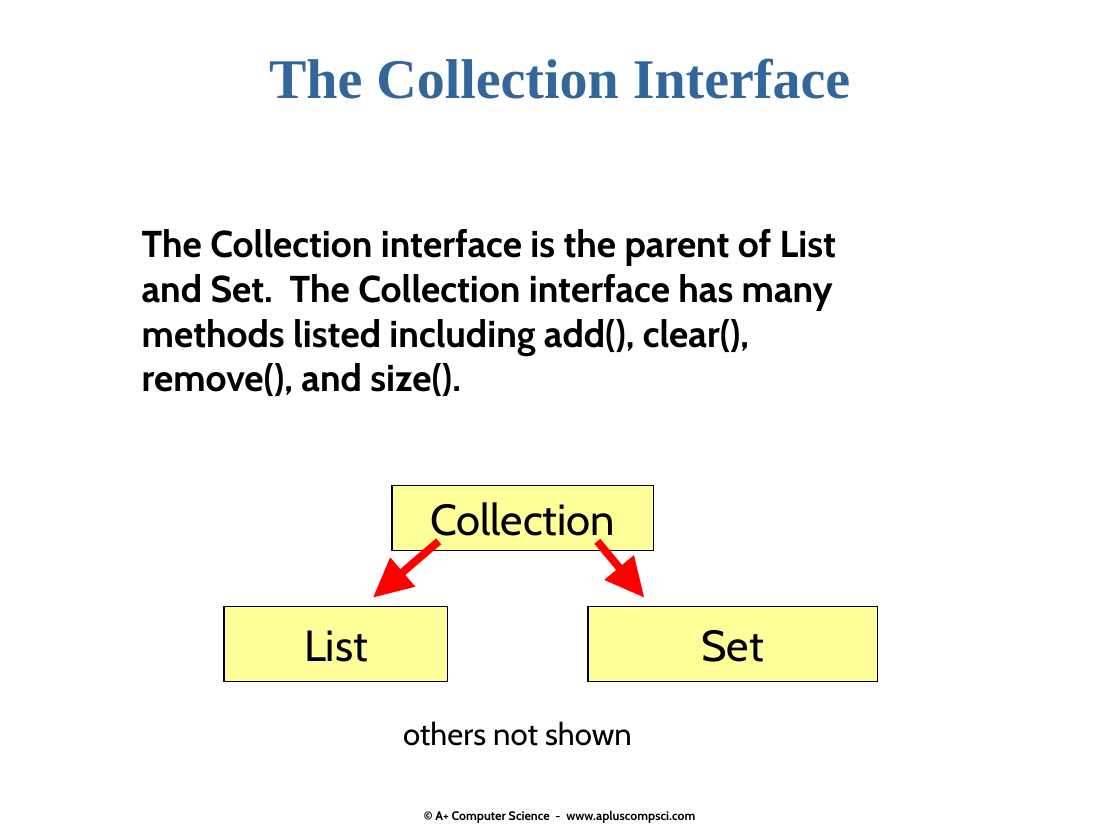
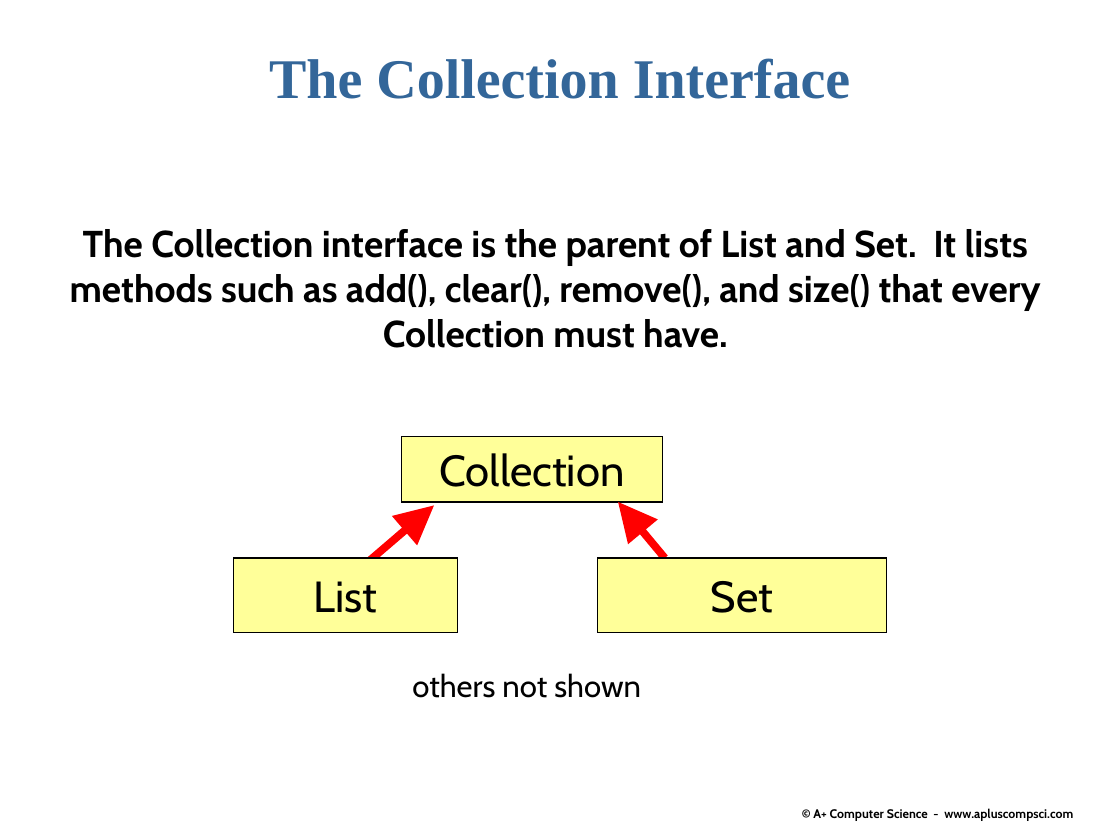
Before and after one commit to Cy-FairCS/cs3, a slide deck: slide 5 of u05a_sets/notes/_sets.pptx. Drawn at 1120x840 pixels with LibreOffice and Linux fonts; fonts in the diff are those of the drawing. Boxes give left, top, right and bottom in pixels: in the first picture for what was removed or moved away, otherwise in the second. Text is boxed around its words. In the diff, an @@ line names an element or a change of style, - is before the commit and + after.

```diff
--- a/u05a_sets/notes/_sets.pptx
+++ b/u05a_sets/notes/_sets.pptx
@@ text at box(70, 229, 1040, 348): text changed @@
-The Collection interface is the parent of List
-and Set. The Collection interface has many
-methods listed including add(), clear(),
-remove(), and size().
+The Collection interface is the parent of List and Set. It lists methods such as add(), clear(), remove(), and size() that every Collection must have.
@@ arrow moved from (439, 541) - (373, 597) to (368, 561) - (435, 505) @@
@@ arrow moved from (597, 541) - (644, 597) to (665, 558) - (618, 502) @@
@@ 3 rectangles, 1 text: place and size @@
-3 rectangles, 1 text at box(224, 485, 877, 746)
+3 rectangles, 1 text at box(233, 437, 886, 698)
@@ text "© A+ Computer Science - ...": place and size @@
-text "© A+ Computer Science - ..." at box(435, 810, 695, 823)
+text "© A+ Computer Science - ..." at box(813, 808, 1073, 821)
```
Also in this commit, not shown: 1 other slide changed.
